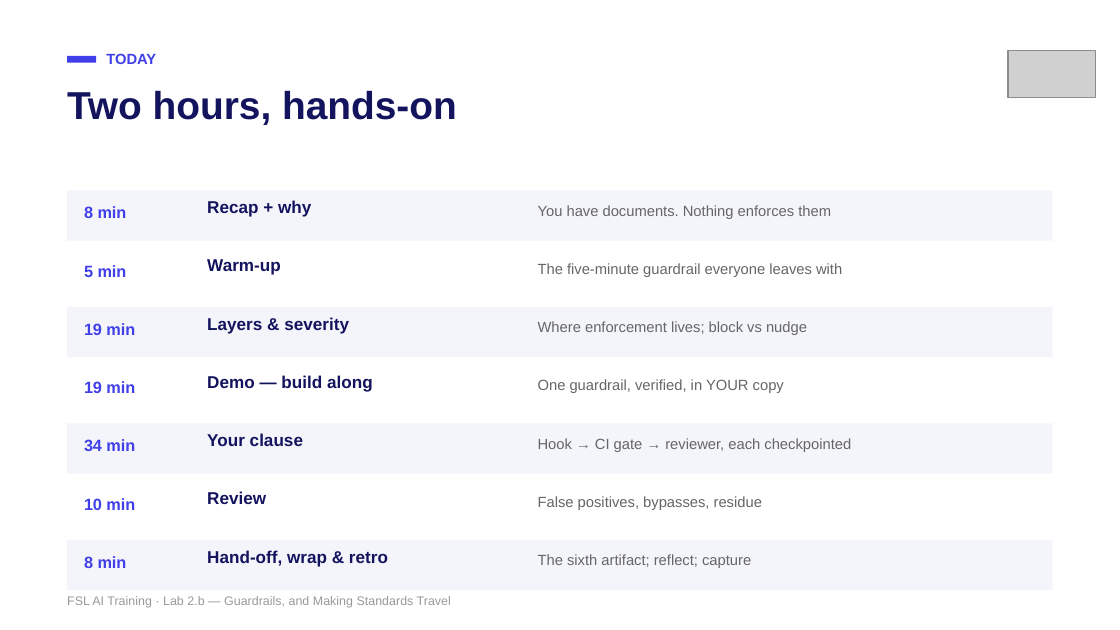
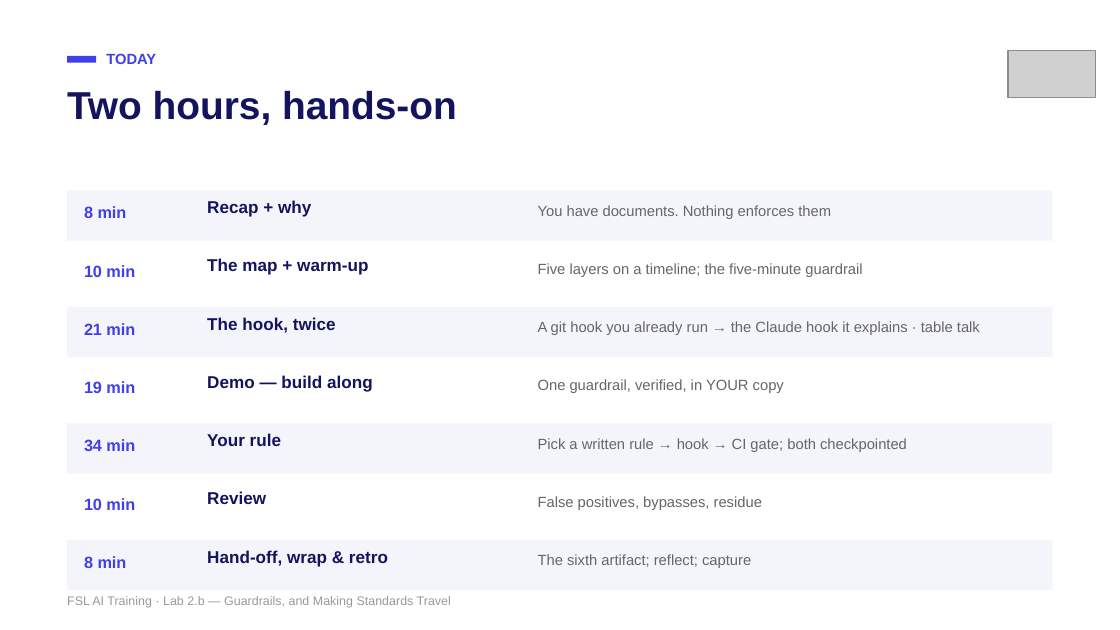
Before and after one commit to mike-tajmajer-fullstacklabs/fsl-taskboard-lab, a slide deck: slide 2 of docs/instructor/lab-2b-guardrails.pptx. Drawn at 1120x630 pixels with LibreOffice and Linux fonts; fonts in the diff are those of the drawing; grey boxes stand for pictures. Boxes give left, top, right and bottom in pixels: in the first picture for what was removed or moved away, otherwise in the second. Text is boxed around its words. In the diff, an @@ line names an element or a change of style, - is before the commit and + after.

```diff
--- a/docs/instructor/lab-2b-guardrails.pptx
+++ b/docs/instructor/lab-2b-guardrails.pptx
@@ text at (84,265,135,277): text changed @@
-5 min
+10 min
@@ text at (207,258,368,275): text changed @@
-Warm-up
+The map + warm-up
@@ text at (538,263,862,277): text changed @@
-The five-minute guardrail everyone leaves with
+Five layers on a timeline; the five-minute guardrail
@@ text at (84,323,135,335): text changed @@
-19 min
+21 min
@@ text at (207,317,336,333): text changed @@
-Layers & severity
+The hook, twice
@@ text at (538,321,980,335): text changed @@
-Where enforcement lives; block vs nudge
+A git hook you already run → the Claude hook it explains · table talk
@@ text at (207,433,281,446): text changed @@
-Your clause
+Your rule
@@ text at (538,438,907,452): text changed @@
-Hook → CI gate → reviewer, each checkpointed
+Pick a written rule → hook → CI gate; both checkpointed
```
Also in this commit, not shown: 16 other slides changed, 7 slides added, 6 slides removed, 25 other files.
